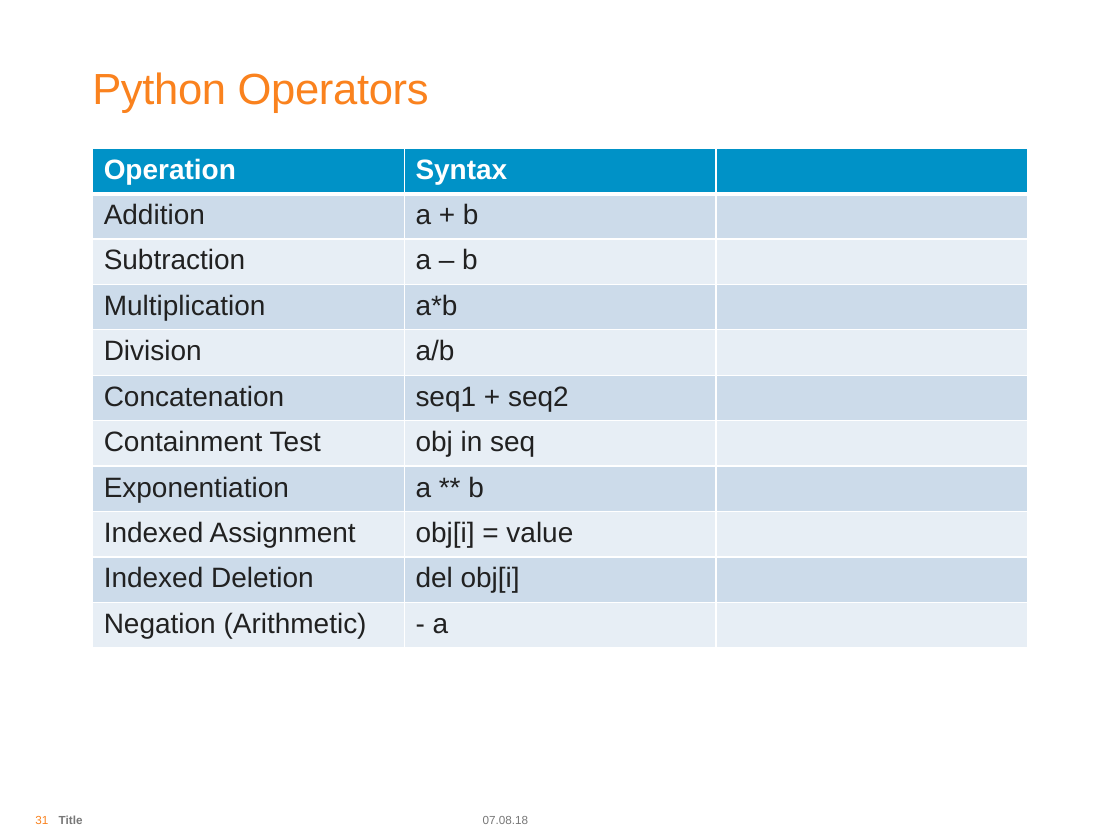
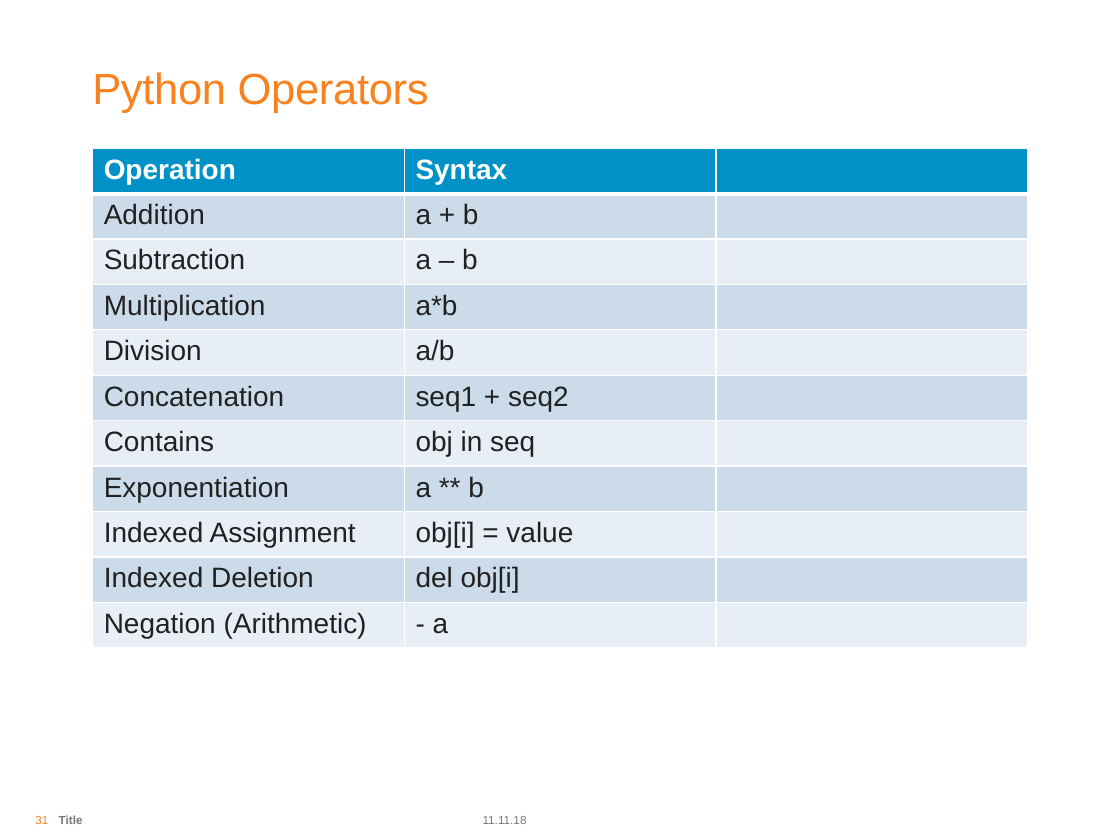
Before and after one commit to arjunrautela/Introduction-To-Python, a slide deck: slide 31 of PPT/Introduction To Python Day 1.pptx. Drawn at 1120x840 pixels with LibreOffice and Linux fonts; fonts in the diff are those of the drawing; background and template pictures are left out. Boxes give left, top, right and bottom in pixels: in the first picture for what was removed or moved away, otherwise in the second. Text is boxed around its words. In the diff, an @@ line names an element or a change of style, - is before the commit and + after.

```diff
--- a/PPT/Introduction To Python Day 1.pptx
+++ b/PPT/Introduction To Python Day 1.pptx
@@ table at [93, 148, 1027, 647] @@
-row 7, column 1: Containment Test
+row 7, column 1: Contains
@@ text at [483, 816, 527, 824]: text changed @@
-07.08.18
+11.11.18
```
Also in this commit, not shown: 57 other slides changed, 24 other files.
